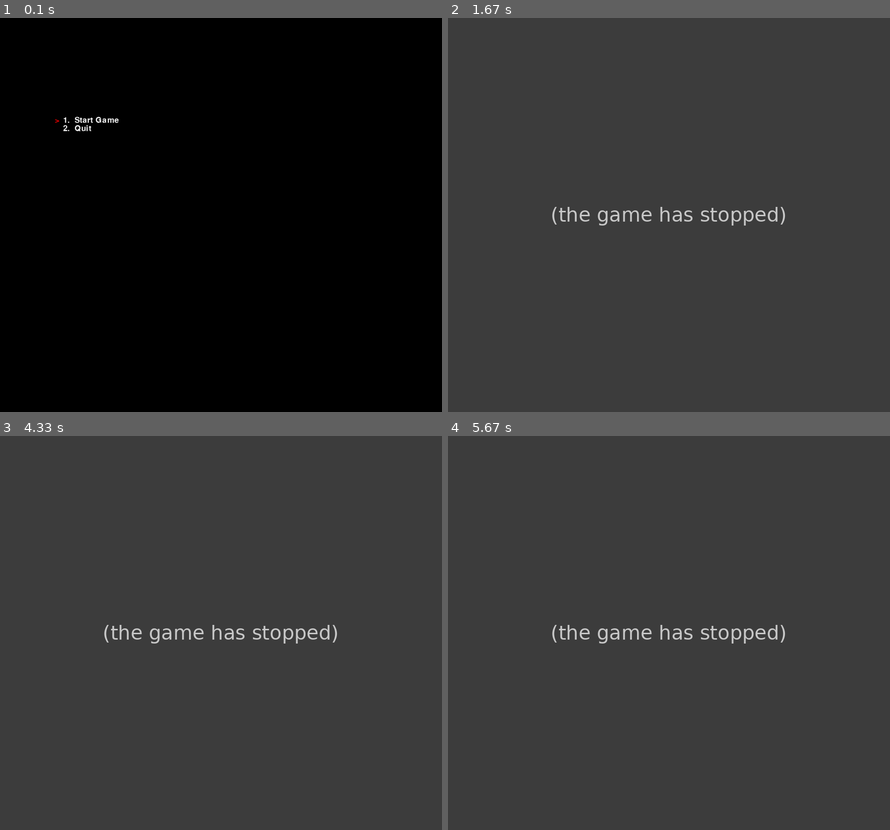
Above: before the commit, frames 1-4 (two rows, left to right).
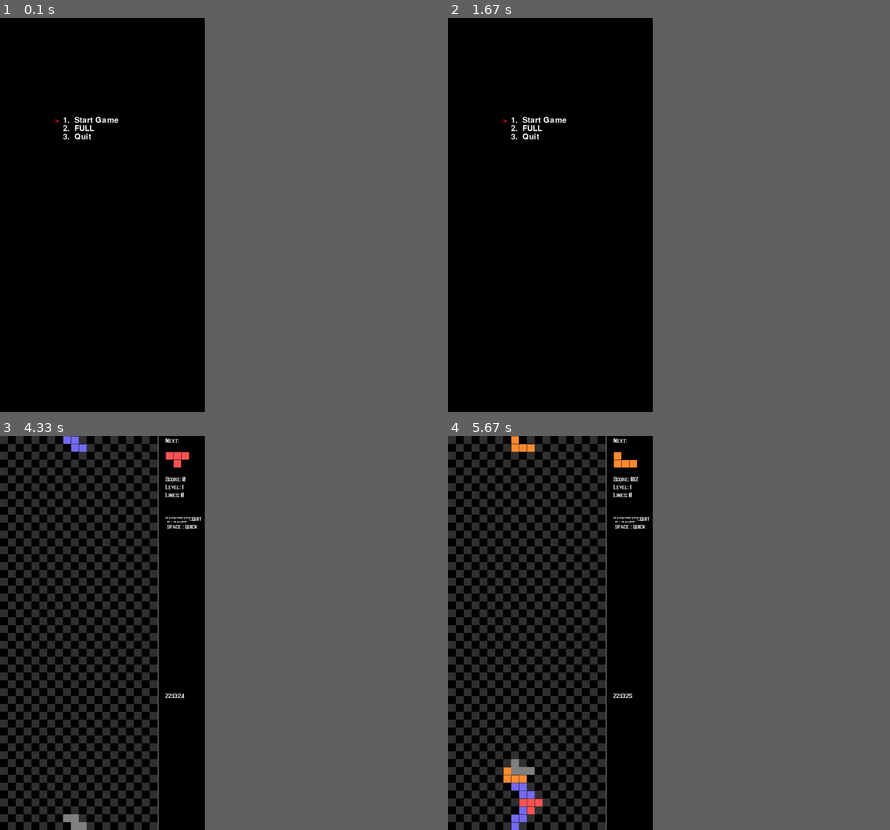
Above: after the commit, the same moments.

Repository: JuKyYoon/Pygame_PJ
Game: pygame game, started from game.py
The game is run twice, just before and just after one commit, with the same random seed, the same clock (stepped at 60 frames per second) and the same inputs.
Inputs (mouse positions are in pixels of both pictures, inside the frame that each line leads up to):
- Up to frame 1 (0.1 s): no input
- Up to frame 2 (1.67 s): tap 2 at 0.33, 1.4 s; tap 1 at 0.67 s; tap Backspace at 1.07 s
- Up to frame 3 (4.33 s): hold Up 1.73-2.2 s; move the mouse to (66, 782) at 1.77 s; tap Space at 1.8, 2.3, 2.8 s; tap 2 at 1.88 s; hold Down 2.23-2.7 s; move the mouse to (132, 577) at 2.27 s; hold Up 2.73-3.22 s; move the mouse to (35, 711) at 2.77 s; tap Enter at 3.97 s
- Up to frame 4 (5.67 s): hold Up 4.73-5.03 s; tap Space at 4.8, 5.13, 5.43, 5.63 s; hold Right 5.07-5.53 s; tap 2 at 5.22 s; hold Left from 5.57 s (still down)
In our replay, the window is 900x803 before the commit and 417x803 after it. These sizes can differ from the game's own. Grey fills any space a smaller window leaves; there, only what the larger window draws over its background counts as a difference.

The runs differ from the first frame. In frame 1, 0.2% of the frame differs, in the area x 12-27%, y 25-31%; in frame 2, 47%, in the area x 0-77%, y 0-100%; in frame 3, 30%; in frame 4, 30%.
Before the commit the program exited at 0.37 s; later frames show no game.

Commit message:
TOGGLE FULLSCREEN

Diff:
--- a/game.py
+++ b/game.py
@@ -4,9 +4,11 @@
 
 # The configuration
 cell_size = 20
-cols =      50
+cols =      20
+full =       0
 rows =      50
 maxfps =    60
+BGCOLOR = (0,0,0)
 
 colors = [
 (0,   0,   0  ),
@@ -19,6 +21,19 @@
 (150, 161, 218 ),
 (35,  35,  35) #
 ]
+
+#               R    G    B
+WHITE       = (255, 255, 255)
+GRAY        = ( 50,  50,  50)
+BLACK       = (  0,   0,   0)
+RED         = (255,   0,   0)
+ORANGE      = (255, 153,   0)
+YELLOW      = (255, 255,   0)
+GREEN       = ( 51, 255,  51)
+BLUE        = (  0,   0, 255)
+LIGHTBLUE   = ( 51, 255, 255)
+PUPPLE      = (153,   0, 204)
+SHADOW      = (130, 130, 130)
 
 tetris_shapes = [
     [[1, 1, 1],
@@ -299,7 +314,7 @@
         for y, row in enumerate(matrix):
             for x, val in enumerate(row):
                 if val:
-                    pygame.draw.rect(self.screen, (50,50,50), pygame.Rect( (off_x+x) * cell_size + 1, (off_y+y) * cell_size +1, cell_size -1 ,cell_size -1 ),0)
+                    pygame.draw.rect(self.screen, SHADOW, pygame.Rect( (off_x+x) * cell_size , (off_y+y) * cell_size, cell_size  ,cell_size  ),0)
 
     def draw_background(self,matrix,offset):
         off_x, off_y  = offset
@@ -402,6 +417,7 @@
 
 
 
+
     def run(self):
         key_actions = {
             'BACKSPACE':   self.return_menu,
@@ -426,7 +442,7 @@
                 if self.paused:
                     self.center_msg("Paused")
                 else:
-                    # self.draw_background(self.bground_grid, (0,0))
+                    self.draw_background(self.bground_grid, (0,0))
                     now = datetime.datetime.now()
                     nowTime = now.strftime('%H:%M:%S')
                     pygame.draw.line(self.screen,
@@ -474,10 +490,15 @@
         pygame.key.set_repeat(250,25)
         self.default_font =  pygame.font.Font('MKX Title.ttf', 16)
 
-        self.screen = pygame.display.set_mode((self.width, self.height))
+        global full
+        if full == 0:
+            self.screen = pygame.display.set_mode((self.width, self.height))
+        else:
+            self.screen = pygame.display.set_mode((self.width, self.height),pygame.FULLSCREEN)
         # self.screen = pygame.display.set_mode((self.width, self.height),pygame.FULLSCREEN)
 
         pygame.event.set_blocked(pygame.MOUSEMOTION)
+
 
         self.main()
 
@@ -487,10 +508,23 @@
         pygame.display.update()
         choose = dumbmenu(self.screen, [
                             'Start Game',
+                            'FULL',
                             'Quit'], 160,250,None,30,1.4)
 
         if choose == 0:
             self.tetris_start()
+
+        if choose == 1:
+            global full
+
+            if full==1:
+                self.screen = pygame.display.set_mode((self.width, self.height))
+                full = 0
+
+            else:
+                self.screen = pygame.display.set_mode((self.width, self.height),pygame.FULLSCREEN)
+                full = 1
+            self.main()
 
         else :
             pygame.quit()
